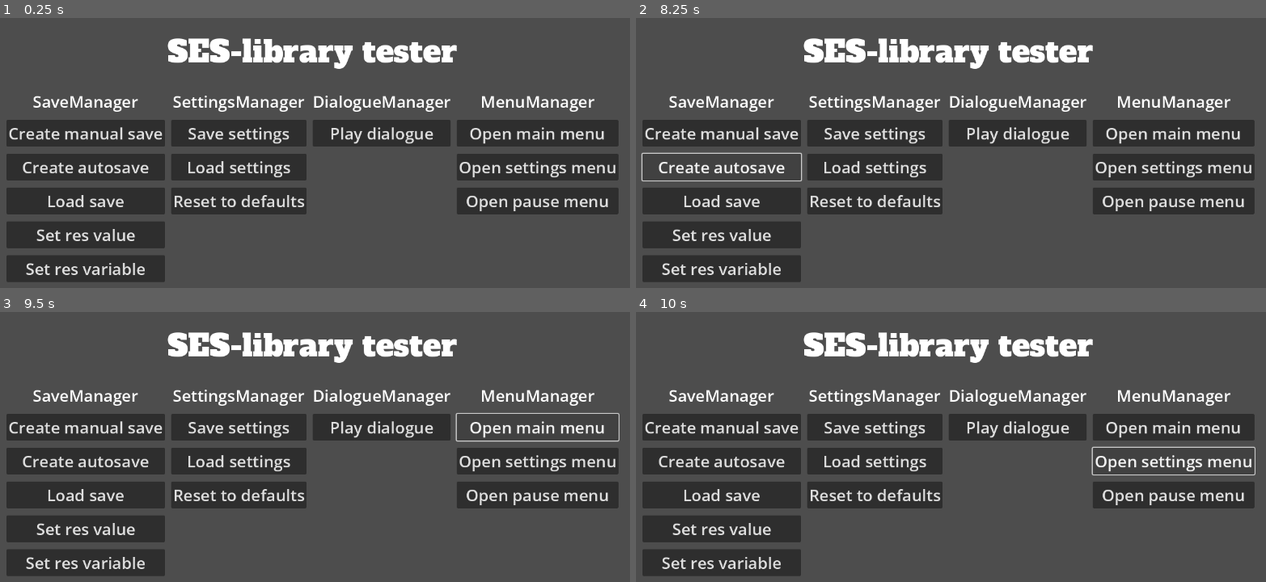
Above: before the commit, frames 1-4 (two rows, left to right).
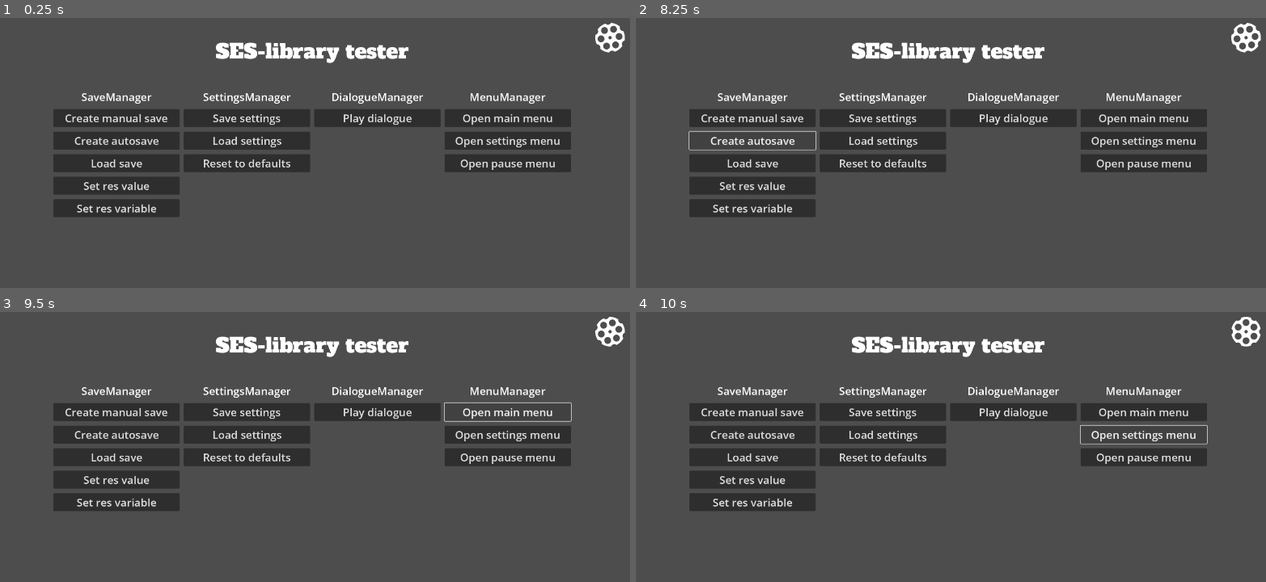
Above: after the commit, the same moments.

Repository: OGSesetti/ses-library
Game: Godot game, scene res://ses/menus/testmenu.tscn
The game is run twice, just before and just after one commit, with the same random seed, the same clock (stepped at 60 frames per second) and the same inputs.
Inputs:
- Up to frame 1 (0.25 s): no input
- Up to frame 2 (8.25 s): click "Play dialogue" at 0.5 s; click "Play dialogue" at 1.25 s; click "Set res value" at 2 s; click "Set res variable" at 2.75 s; click "Set res value" at 3.5 s; click "Set res variable" at 4.25 s; click "Set res value" at 5 s; click "Set res variable" at 5.75 s; click "Play dialogue" at 6.5 s; click "Create manual save" at 7.25 s; click "Create autosave" at 8 s
- Up to frame 3 (9.5 s): click "Open main menu" at 8.75 s
- Up to frame 4 (10 s): click "Open settings menu" at 9.5 s

The runs differ from the first frame. In frame 1, 29% of the frame differs, in the area x 1-100%, y 1-98%; in frame 2, 29%; in frame 3, 28%; in frame 4, 28%.

Commit message:
loading icon

Diff:
--- /dev/null
+++ b/menu_manager/animation_player.gd
@@ -0,0 +1,11 @@
+extends AnimationPlayer
+
+
+# Called when the node enters the scene tree for the first time.
+func _ready() -> void:
+	pass # Replace with function body.
+
+
+# Called every frame. 'delta' is the elapsed time since the previous frame.
+func _process(delta: float) -> void:
+	pass
--- /dev/null
+++ b/menu_manager/loading icon.tscn
@@ -0,0 +1,31 @@
+[gd_scene load_steps=3 format=3 uid="uid://dkn308j1srlse"]
+
+[ext_resource type="Texture2D" uid="uid://hxruo5cxacgr" path="res://menu_manager/menu_assets/revolver wheel 216.png" id="1_kolp2"]
+[ext_resource type="Script" path="res://menu_manager/loading_icon.gd" id="2_2ic5u"]
+
+[node name="loadingIcon" type="Control"]
+layout_mode = 3
+anchors_preset = 15
+anchor_right = 1.0
+anchor_bottom = 1.0
+grow_horizontal = 2
+grow_vertical = 2
+mouse_filter = 2
+
+[node name="BoxContainer" type="BoxContainer" parent="."]
+layout_mode = 1
+anchors_preset = -1
+anchor_left = 0.95
+anchor_top = 0.01
+anchor_right = 1.0
+anchor_bottom = 0.1
+offset_left = 19.8
+offset_top = 57.0
+offset_bottom = 40.0
+grow_horizontal = 0
+alignment = 1
+
+[node name="loadingSprite" type="Sprite2D" parent="BoxContainer"]
+scale = Vector2(0.5, 0.5)
+texture = ExtResource("1_kolp2")
+script = ExtResource("2_2ic5u")
--- /dev/null
+++ b/menu_manager/loading_icon.gd
@@ -0,0 +1,9 @@
+extends Sprite2D
+
+var r_speed = 90
+
+func _process(delta):
+	rotation_degrees += r_speed * delta
+	print(rotation_degrees)
+	if rotation_degrees > 360:
+		rotation_degrees = wrapf(rotation_degrees, 0, 360)
--- /dev/null
+++ b/menu_manager/pause_menu.tscn
@@ -0,0 +1,9 @@
+[gd_scene format=3 uid="uid://i4oc717slgog"]
+
+[node name="PauseMenu" type="Control"]
+layout_mode = 3
+anchors_preset = 15
+anchor_right = 1.0
+anchor_bottom = 1.0
+grow_horizontal = 2
+grow_vertical = 2
--- a/project.godot
+++ b/project.godot
@@ -24,8 +24,8 @@
 
 [display]
 
-window/size/viewport_width=1280
-window/size/viewport_height=720
+window/size/viewport_width=1920
+window/size/viewport_height=1080
 window/stretch/mode="viewport"
 window/stretch/scale_mode="integer"
 window/dpi/allow_hidpi=false
--- a/ses/menus/testmenu.tscn
+++ b/ses/menus/testmenu.tscn
@@ -1,7 +1,8 @@
-[gd_scene load_steps=3 format=3 uid="uid://b5q1i8hlwpk3e"]
+[gd_scene load_steps=4 format=3 uid="uid://b5q1i8hlwpk3e"]
 
 [ext_resource type="Script" path="res://ses/menus/testmenu.gd" id="1_g0s1k"]
 [ext_resource type="FontFile" uid="uid://du0pk1ieguc0h" path="res://ses/fonts/AlfaSlabOne-Regular.ttf" id="2_662sr"]
+[ext_resource type="PackedScene" uid="uid://dkn308j1srlse" path="res://menu_manager/loading icon.tscn" id="3_5ch0j"]
 
 [node name="Testmenu" type="Control"]
 layout_mode = 3
@@ -305,6 +306,9 @@
 theme_override_font_sizes/font_size = 30
 text = "Quit"
 
+[node name="loadingIcon" parent="." instance=ExtResource("3_5ch0j")]
+layout_mode = 1
+
 [connection signal="pressed" from="MarginContainer/VBoxContainer/New Game" to="." method="_on_new_game_pressed"]
 [connection signal="pressed" from="MarginContainer/VBoxContainer/Load Game" to="." method="_on_load_game_pressed"]
 [connection signal="pressed" from="MarginContainer/VBoxContainer/Settings" to="." method="_on_settings_pressed"]
Binary file added: menu_manager/menu_assets/revolver wheel 1080.png
Not shown, added: menu_manager/menu_assets/revolver wheel 1080.png.import
Binary file added: menu_manager/menu_assets/revolver wheel 2048.png
Not shown, added: menu_manager/menu_assets/revolver wheel 2048.png.import
Binary file added: menu_manager/menu_assets/revolver wheel 216.png
Not shown, added: menu_manager/menu_assets/revolver wheel 216.png.import
